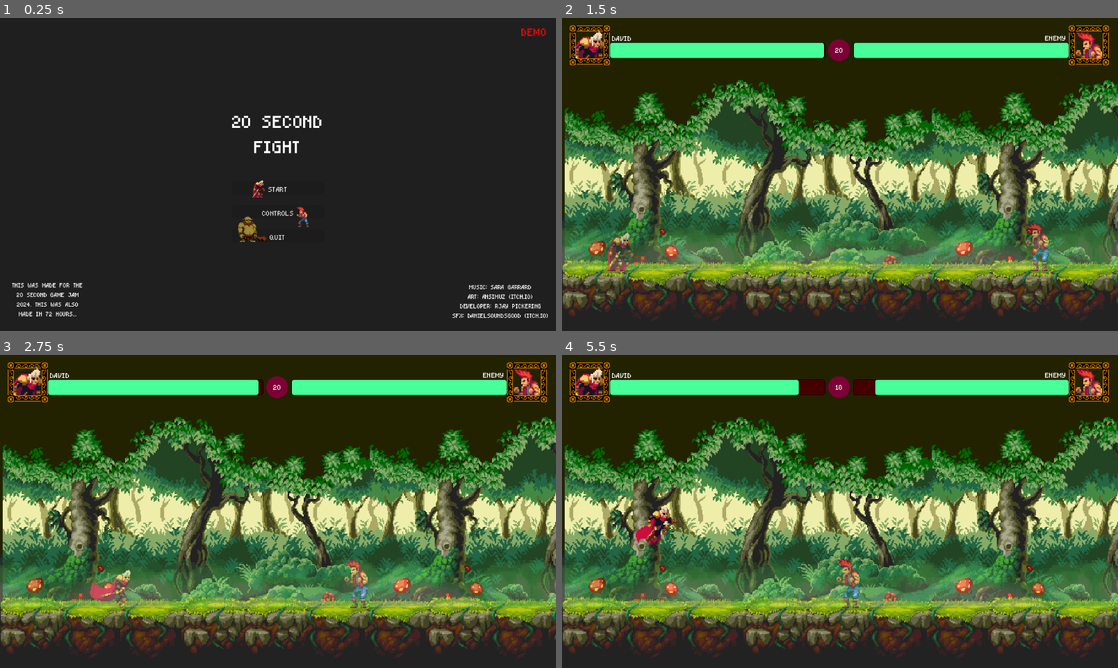
Above: before the commit, frames 1-4 (two rows, left to right).
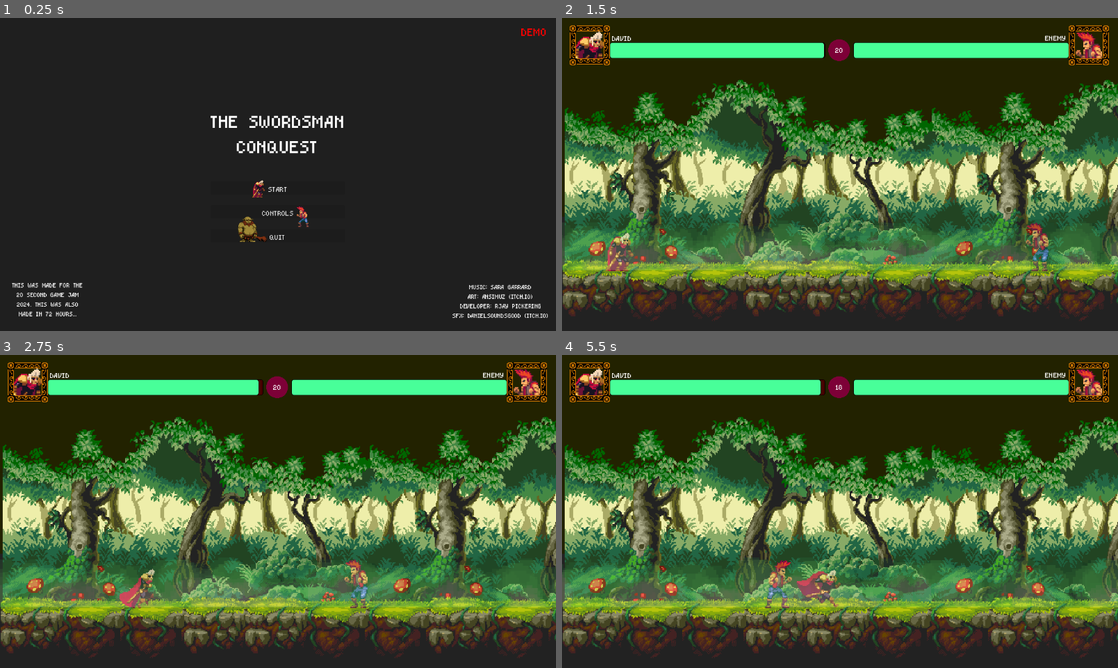
Above: after the commit, the same moments.

Repository: RJay-Pickering/20-second-game-jam-2024
Game: Godot game, scene res://scenes/menu/main_menu.tscn
The game is run twice, just before and just after one commit, with the same random seed, the same clock (stepped at 60 frames per second) and the same inputs.
Inputs (mouse positions are in pixels of both pictures, inside the frame that each line leads up to):
- Up to frame 1 (0.25 s): no input
- Up to frame 2 (1.5 s): click "Start" at 0.5 s; click "Start" at 1.25 s
- Up to frame 3 (2.75 s): tap Enter (attack) at 2 s; move the mouse to (400, 495) at 2.02 s; hold Right (right) from 2.03 s (still down); hold Enter (attack) from 2.03 s (still down); tap Space (jump) at 2.27 s
- Up to frame 4 (5.5 s): move the mouse to (728, 527) at 2.77 s; release Enter (attack) at 2.78 s; tap Enter (attack) at 2.85, 4.35 s; tap Space (jump) at 3.02, 4.52, 5.27 s; move the mouse to (895, 442) at 3.52 s; release Right (right) at 3.53 s; hold Left (left) 3.53-4.28 s; hold Enter (attack) 3.53-4.28 s; move the mouse to (812, 574) at 4.27 s; hold Right (right) from 4.28 s (still down); move the mouse to (1006, 558) at 5.02 s; hold Enter (attack) from 5.03 s (still down)

The runs differ from the first frame. In frame 1, 0.9% of the frame differs, in the area x 37-62%, y 31-44%; in frame 2, 2.6%; in frame 3, 3.3%; in frame 4, 4.3%, in the area x 0-100%, y 7-81%.

Commit message:
fixed some bugs

Diff:
--- a/scenes/game/arena.tscn
+++ b/scenes/game/arena.tscn
@@ -1,5 +1,6 @@
-[gd_scene load_steps=23 format=4 uid="uid://cvplx2rdovuwf"]
-
+[gd_scene load_steps=27 format=4 uid="uid://cvplx2rdovuwf"]
+
+[ext_resource type="Script" path="res://scripts/game/arena.gd" id="1_ty2x4"]
 [ext_resource type="Texture2D" uid="uid://c5piw3d0yalml" path="res://assets/background/tiles.png" id="3_23utu"]
 [ext_resource type="PackedScene" uid="uid://dvg3a0coo1fpf" path="res://scenes/game/player.tscn" id="3_gr1hl"]
 [ext_resource type="Texture2D" uid="uid://cj0xn8m0ddkjn" path="res://assets/HUD/hud-tileset.png" id="4_2tu1u"]
@@ -131,7 +132,46 @@
 [sub_resource type="LabelSettings" id="LabelSettings_8e4xg"]
 font_size = 30
 
+[sub_resource type="Animation" id="Animation_qbsjh"]
+resource_name = "poison_movement"
+length = 30.0
+loop_mode = 1
+tracks/0/type = "value"
+tracks/0/imported = false
+tracks/0/enabled = true
+tracks/0/path = NodePath(".:position")
+tracks/0/interp = 1
+tracks/0/loop_wrap = true
+tracks/0/keys = {
+"times": PackedFloat32Array(0, 30),
+"transitions": PackedFloat32Array(1, 1),
+"update": 0,
+"values": [Vector2(191, 209), Vector2(391, 209)]
+}
+
+[sub_resource type="Animation" id="Animation_dddfs"]
+length = 0.001
+tracks/0/type = "value"
+tracks/0/imported = false
+tracks/0/enabled = true
+tracks/0/path = NodePath(".:position")
+tracks/0/interp = 1
+tracks/0/loop_wrap = true
+tracks/0/keys = {
+"times": PackedFloat32Array(0),
+"transitions": PackedFloat32Array(1),
+"update": 0,
+"values": [Vector2(191, 209)]
+}
+
+[sub_resource type="AnimationLibrary" id="AnimationLibrary_q2vjp"]
+_data = {
+"RESET": SubResource("Animation_dddfs"),
+"poison_movement": SubResource("Animation_qbsjh")
+}
+
 [node name="Arena" type="Node2D"]
+script = ExtResource("1_ty2x4")
 
 [node name="TopBackground" type="ColorRect" parent="."]
 offset_left = -18.0
@@ -271,8 +311,14 @@
 vertical_alignment = 1
 
 [node name="Poison" type="Sprite2D" parent="."]
-position = Vector2(387, 209)
+position = Vector2(191, 209)
 texture = ExtResource("7_bhtf0")
+
+[node name="AnimationPlayer" type="AnimationPlayer" parent="."]
+root_node = NodePath("../Poison")
+libraries = {
+"": SubResource("AnimationLibrary_q2vjp")
+}
 
 [node name="AudioStreamPlayer2D" type="AudioStreamPlayer2D" parent="."]
 stream = ExtResource("8_2fs35")
--- a/scenes/menu/main_menu.tscn
+++ b/scenes/menu/main_menu.tscn
@@ -270,8 +270,8 @@
 
 [node name="title" type="Label" parent="menu/CenterContainer/VBoxContainer/HBoxContainer/VBoxContainer"]
 layout_mode = 2
-text = "20 SECOND
-FIGHT"
+text = "The swordsman
+conquest"
 label_settings = SubResource("LabelSettings_gocdv")
 horizontal_alignment = 1
 
--- /dev/null
+++ b/scripts/game/arena.gd
@@ -0,0 +1,6 @@
+extends Node2D
+
+
+# Called every frame. 'delta' is the elapsed time since the previous frame.
+func _process(delta):
+	$AnimationPlayer.play("poison_movement")
--- a/scripts/game/player.gd
+++ b/scripts/game/player.gd
@@ -12,7 +12,7 @@
 @onready var down_strike_collision = $down_strike/CollisionShape2D
 @onready var sword_strike_collision = $sword_strike/CollisionShape2D
 var damaged = false
-var can_attack = true
+var can_attack
 
 var health = 10
 var is_jumping = false
@@ -21,6 +21,7 @@
 
 
 func _ready() -> void:
+	can_attack = true
 	up_strike_collision.disabled = true
 	down_strike_collision.disabled = true
 	sword_strike_collision.disabled = true
@@ -89,43 +90,47 @@
 
 func attack_helper(delta):
 	if can_attack and not damaged:
-		if Input.is_action_pressed("attack") and Input.is_action_pressed("down") and is_on_floor():
+		if Input.is_action_just_pressed("attack") and Input.is_action_pressed("down") and is_on_floor():
+			can_attack = false
 			$miss.play()
 			sprite.play("attack-slash")
 			is_stand_attacking = true
+			await get_tree().create_timer(0.1).timeout
 			sword_strike_collision.disabled = false
-			can_attack = false
-			await get_tree().create_timer(0.5).timeout
+			await get_tree().create_timer(0.3).timeout
 			is_stand_attacking = false
 			sword_strike_collision.disabled = true
 
-		elif Input.is_action_pressed("attack") and Input.is_action_pressed("up") and is_on_floor():
+		elif Input.is_action_just_pressed("attack") and Input.is_action_pressed("up") and is_on_floor():
+			can_attack = false
 			$miss.play()
 			sprite.play("attack-high")
 			is_stand_attacking = true
+			await get_tree().create_timer(0.1).timeout
 			up_strike_collision.disabled = false
-			can_attack = false
-			await get_tree().create_timer(0.5).timeout
+			await get_tree().create_timer(0.3).timeout
 			is_stand_attacking = false
 			up_strike_collision.disabled = true
 
-		elif Input.is_action_pressed("attack") and is_on_floor():
+		elif Input.is_action_just_pressed("attack") and is_on_floor():
+			can_attack = false
 			$miss.play()
 			sprite.play("attack-low")
 			is_stand_attacking = true
+			await get_tree().create_timer(0.1).timeout
 			down_strike_collision.disabled = false
-			can_attack = false
-			await get_tree().create_timer(0.5).timeout
+			await get_tree().create_timer(0.3).timeout
 			is_stand_attacking = false
 			down_strike_collision.disabled = true
 
-		if Input.is_action_pressed("attack") and not is_on_floor():
+		if Input.is_action_just_pressed("attack") and not is_on_floor():
+			can_attack = false
 			$miss.play()
 			sprite.play("attack-jump")
 			is_jump_attacking = true
+			await get_tree().create_timer(0.1).timeout
 			sword_strike_collision.disabled = false
-			can_attack = false
-			await get_tree().create_timer(0.5).timeout
+			await get_tree().create_timer(0.3).timeout
 			is_jump_attacking = false
 			sword_strike_collision.disabled = true
 	else:
@@ -150,23 +155,23 @@
 
 func _on_up_strike_area_entered(area: Area2D) -> void:
 	if area.name == "HurtBox":
+		up_strike_collision.disabled = true
 		var enemy: CharacterBody2D = area.get_parent()
 		$hit.play()
-		enemy.take_damage(10)
-		up_strike_collision.disabled = true
+		enemy.take_damage(8)
 
 
 func _on_down_strike_area_entered(area: Area2D) -> void:
 	if area.name == "HurtBox":
+		down_strike_collision.disabled = true
 		var enemy: CharacterBody2D = area.get_parent()
 		$hit.play()
 		enemy.take_damage(5)
-		down_strike_collision.disabled = true
 
 
 func _on_sword_strike_area_entered(area: Area2D) -> void:
 	if area.name == "HurtBox":
+		sword_strike_collision.disabled = true
 		var enemy: CharacterBody2D = area.get_parent()
 		$blade.play()
-		enemy.take_damage(15)
-		sword_strike_collision.disabled = true
+		enemy.take_damage(10)
